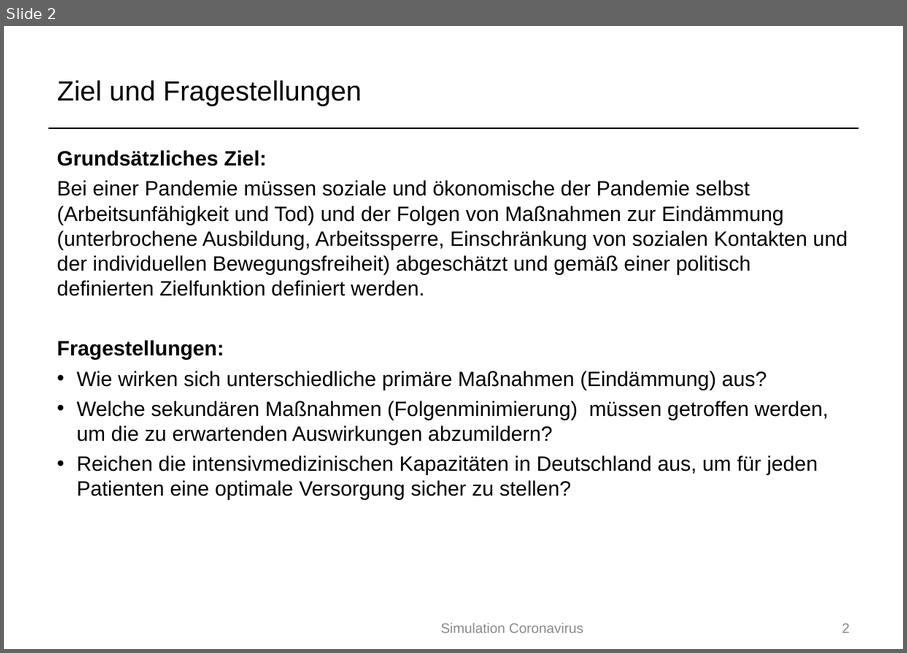
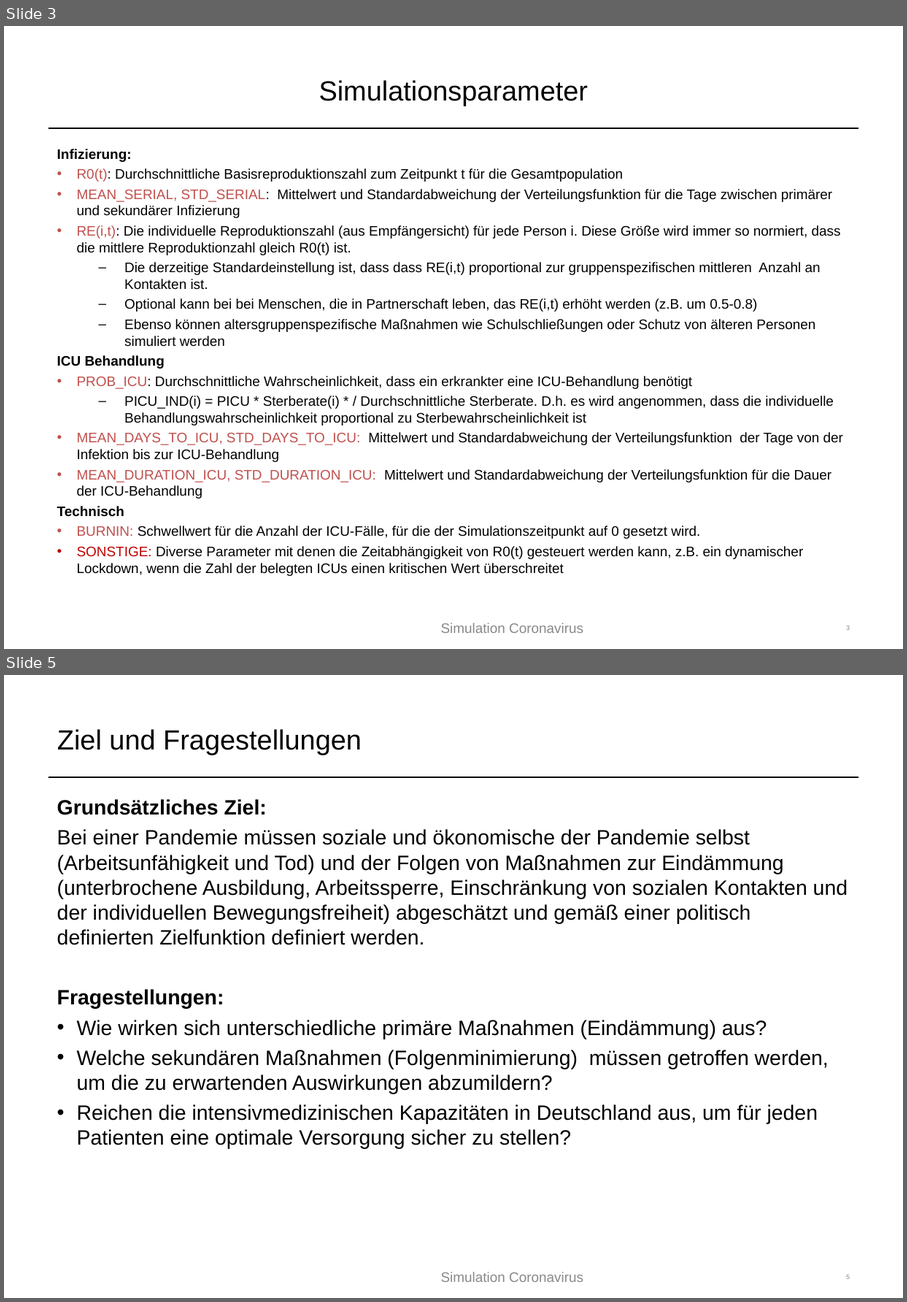
Before and after one commit to PeterBorrmann1965/Covid-19-simulation, a slide deck: docs/20200318 corona.ppt. Shown one above the other, each under a label of ours: slide 2 before the commit, slides 3 and 5 after it; the slides between them are not shown. The pictures are 907x653 and 907x1302 pixels, drawn with LibreOffice and Linux fonts; fonts in the diff are those of the drawing. Boxes give left, top, right and bottom in pixels: in the first picture for what was removed or moved away, otherwise in the second. Text is boxed around its words. In the diff, an @@ line names an element or a change of style, - is before the commit and + after.

```diff
--- a/docs/20200318 corona.ppt
+++ b/docs/20200318 corona.ppt
@@ slide 3 added at box(4, 26, 903, 649), background #FFFFFF; not listed: 1 template element that a slide beside it also shows @@
@@ title added at box(319, 80, 589, 106), 24 pt, text #000000 @@
+Simulationsparameter
@@ text added at box(57, 149, 844, 576), 12 pt, text #000000 @@
+Infizierung:
+• R0(t): Durchschnittliche Basisreproduktionszahl zum Zeitpunkt t für die Gesamtpopulation
+• MEAN_SERIAL, STD_SERIAL: Mittelwert und Standardabweichung der Verteilungsfunktion für die Tage zwischen primärer und sekundärer Infizierung
+• RE(i,t): Die individuelle Reproduktionszahl (aus Empfängersicht) für jede Person i. Diese Größe wird immer so normiert, dass die mittlere Reproduktionzahl gleich R0(t) ist.
+  – Die derzeitige Standardeinstellung ist, dass dass RE(i,t) proportional zur gruppenspezifischen mittleren Anzahl an Kontakten ist.
+  – Optional kann bei bei Menschen, die in Partnerschaft leben, das RE(i,t) erhöht werden (z.B. um 0.5-0.8)
+  – Ebenso können altersgruppenspezifische Maßnahmen wie Schulschließungen oder Schutz von älteren Personen simuliert werden
+ICU Behandlung
+• PROB_ICU: Durchschnittliche Wahrscheinlichkeit, dass ein erkrankter eine ICU-Behandlung benötigt
+  – PICU_IND(i) = PICU * Sterberate(i) * / Durchschnittliche Sterberate. D.h. es wird angenommen, dass die individuelle Behandlungswahrscheinlichkeit proportional zu Sterbewahrscheinlichkeit ist
+• MEAN_DAYS_TO_ICU, STD_DAYS_TO_ICU: Mittelwert und Standardabweichung der Verteilungsfunktion der Tage von der Infektion bis zur ICU-Behandlung
+• MEAN_DURATION_ICU, STD_DURATION_ICU: Mittelwert und Standardabweichung der Verteilungsfunktion für die Dauer der ICU-Behandlung
+Technisch
+• BURNIN: Schwellwert für die Anzahl der ICU-Fälle, für die der Simulationszeitpunkt auf 0 gesetzt wird.
+• SONSTIGE: Diverse Parameter mit denen die Zeitabhängigkeit von R0(t) gesteuert werden kann, z.B. ein dynamischer Lockdown, wenn die Zahl der belegten ICUs einen kritischen Wert überschreitet
@@ text added at box(441, 622, 584, 633), 12 pt, text #898989 @@
+Simulation Coronavirus
@@ page number added at box(846, 625, 850, 630), 5.7 pt, text #898989 @@
+3
@@ what was slide 2 is now slide 5 @@
@@ page number at box(846, 1274, 850, 1279): text changed; size 12 to 5.7 pt @@
-2
+5
```
Also in this commit, not shown: 1 slide changed, 2 other slides added, 1 slide removed, 2 other files.
